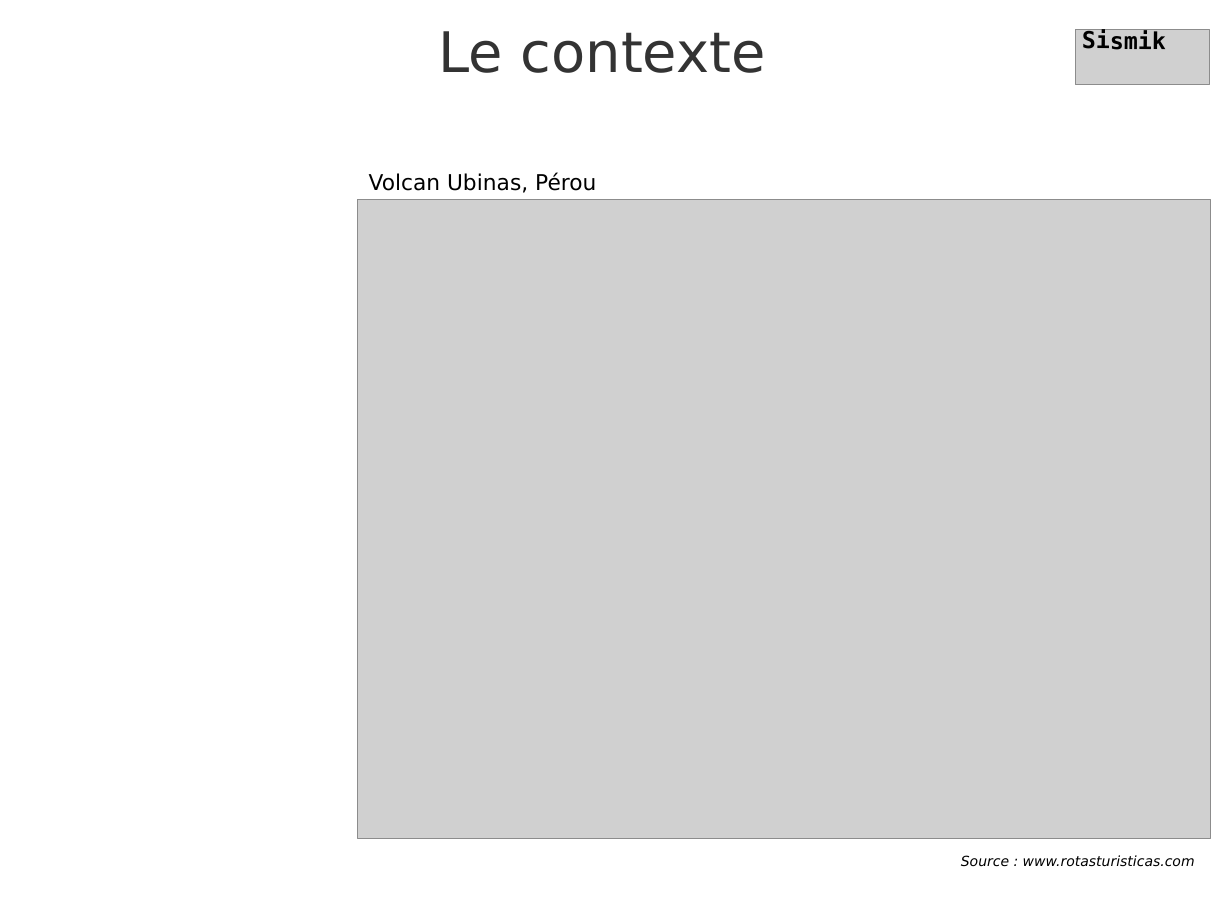
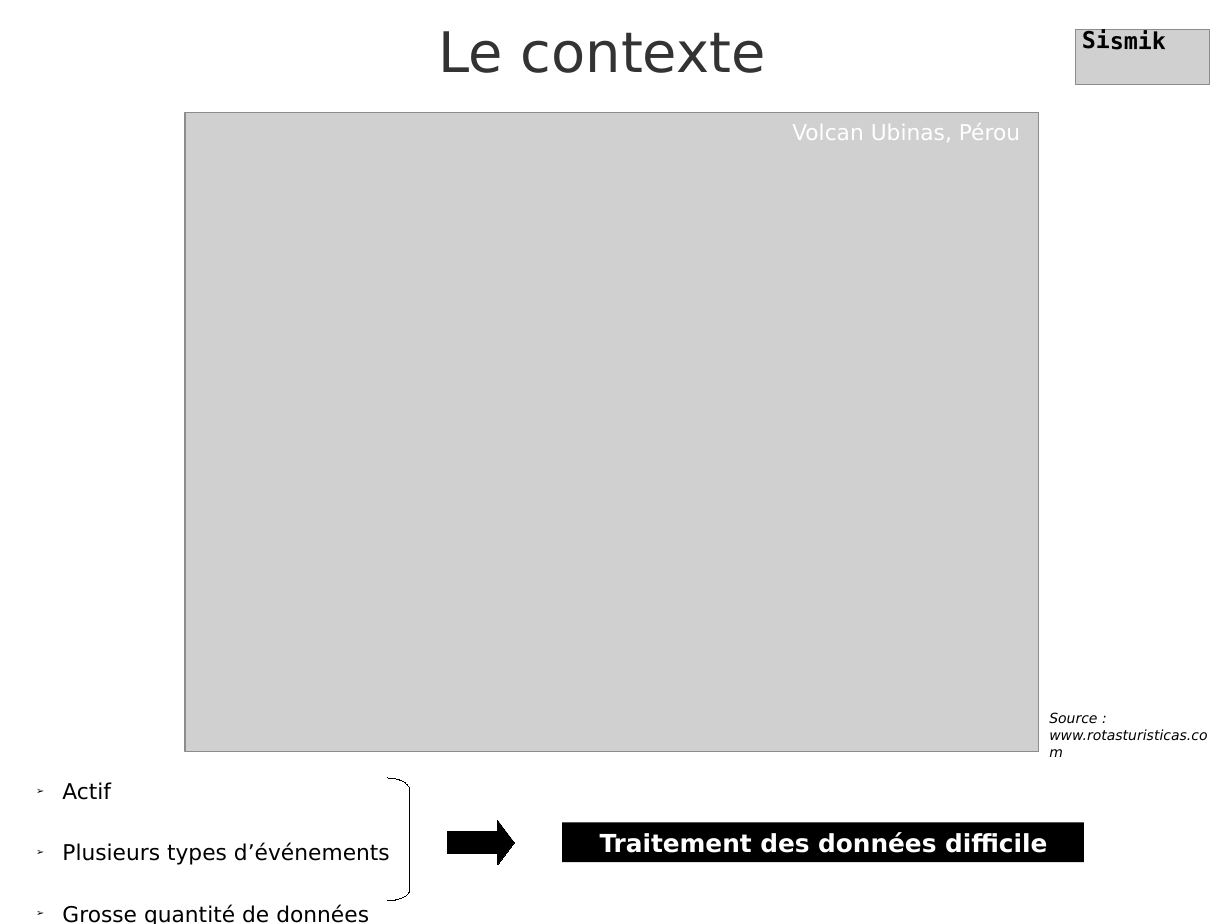
Before and after one commit to rubalravinder/cas_etude_volcano, a slide deck: slide 2 of prez_finale_sismik.odp. Drawn at 1232x924 pixels with LibreOffice and Linux fonts; fonts in the diff are those of the drawing; grey boxes stand for pictures; background and template pictures are left out. Boxes give left, top, right and bottom in pixels: in the first picture for what was removed or moved away, otherwise in the second. Text is boxed around its words. In the diff, an @@ line names an element or a change of style, - is before the commit and + after.

```diff
--- a/prez_finale_sismik.odp
+++ b/prez_finale_sismik.odp
@@ picture: place and size @@
-picture at [358, 200, 1212, 838]
+picture at [186, 113, 1040, 751]
@@ text "Volcan Ubinas, Pérou": place and size @@
-text "Volcan Ubinas, Pérou" at [369, 173, 596, 193]
+text "Volcan Ubinas, Pérou" at [792, 123, 1020, 142]
@@ text "Volcan Ubinas, Pérou" at [792, 123, 1020, 142]: text colour #000000 to #FFFFFF @@
@@ text "Source : www.rotasturisticas.com" rewrapped from [961, 855, 1195, 867] to [1049, 712, 1207, 741] @@
@@ freeform shape added at [387, 778, 409, 901], outline #000000 0 pt @@
@@ text added at [62, 782, 390, 924], 14 pt, text #000000 @@
+➢ Actif
+➢ Plusieurs types d’événements
+➢ Grosse quantité de données
@@ right arrow added at [447, 821, 514, 865], fill #000000, outline #000000 0 pt @@
@@ rectangle added at [562, 823, 1084, 863], fill #000000, 16 pt, text #FFFFFF, bold @@
+➢ Traitement des données difficile
```
Also in this commit, not shown: 2 other slides changed, 18 slides added, 10 slides removed, 4 other files.
